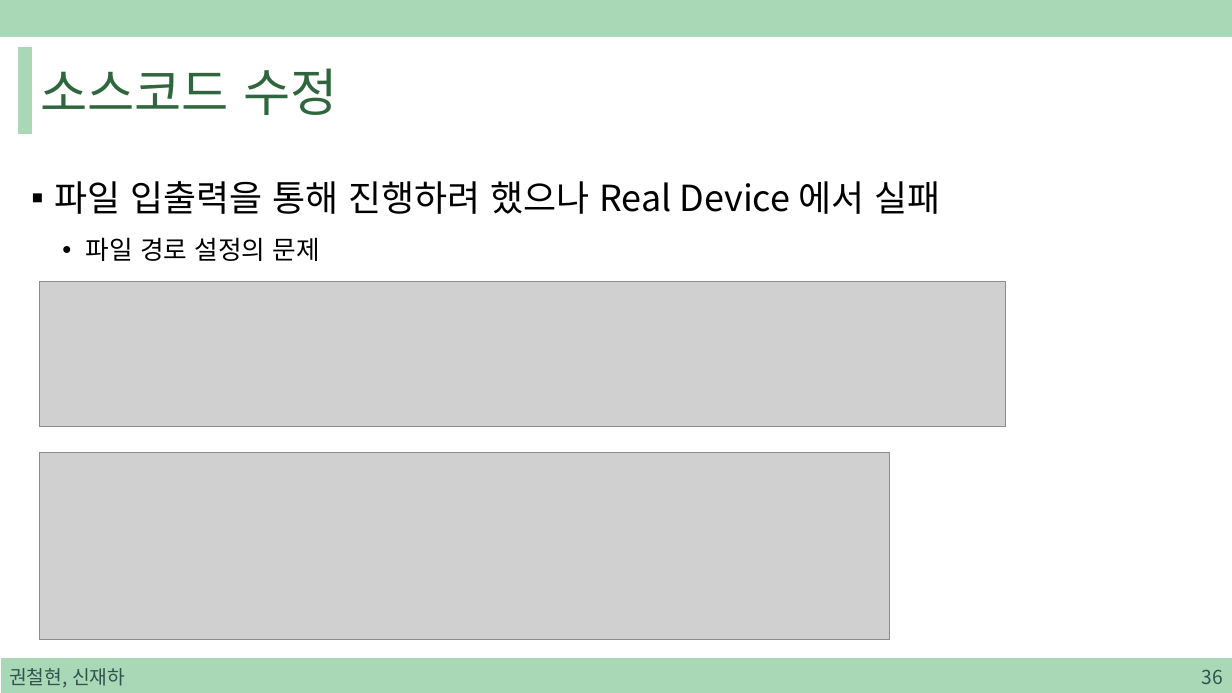
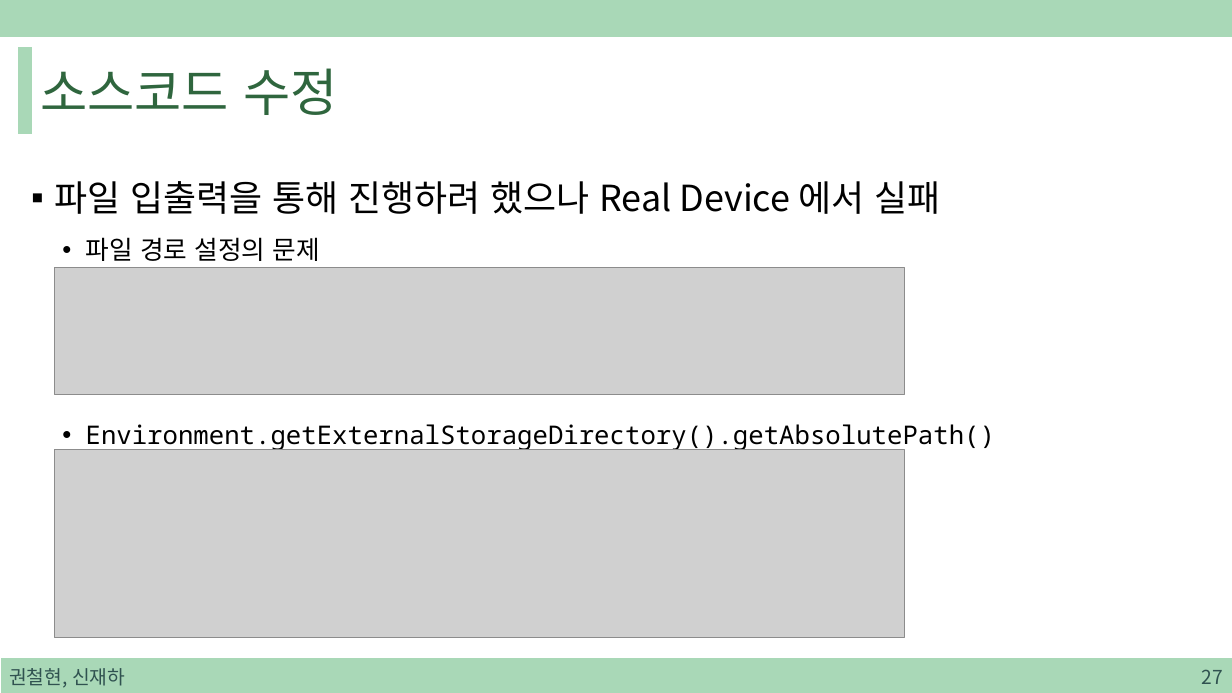
Before and after one commit to sjh4287/capston, a slide deck: slide 27 of 2022.01.21/On-Device Training.pptx (slide 36 before the commit). Drawn at 1232x693 pixels with LibreOffice and Linux fonts; fonts in the diff are those of the drawing; grey boxes stand for pictures. Boxes give left, top, right and bottom in pixels: in the first picture for what was removed or moved away, otherwise in the second. Text is boxed around its words. In the diff, an @@ line names an element or a change of style, - is before the commit and + after.

```diff
--- a/2022.01.21/On-Device Training.pptx
+++ b/2022.01.21/On-Device Training.pptx
@@ picture: place and size @@
-picture at bbox=[39, 281, 1005, 426]
+picture at bbox=[55, 267, 905, 395]
@@ text at bbox=[86, 424, 995, 451]: paragraph added @@
+  • Environment.getExternalStorageDirectory().getAbsolutePath()
@@ picture: place and size @@
-picture at bbox=[39, 452, 889, 640]
+picture at bbox=[55, 450, 905, 638]
@@ page number at bbox=[1201, 669, 1222, 684]: text changed @@
-36
+27
```
Also in this commit, not shown: 22 other slides changed, 8 slides removed.
